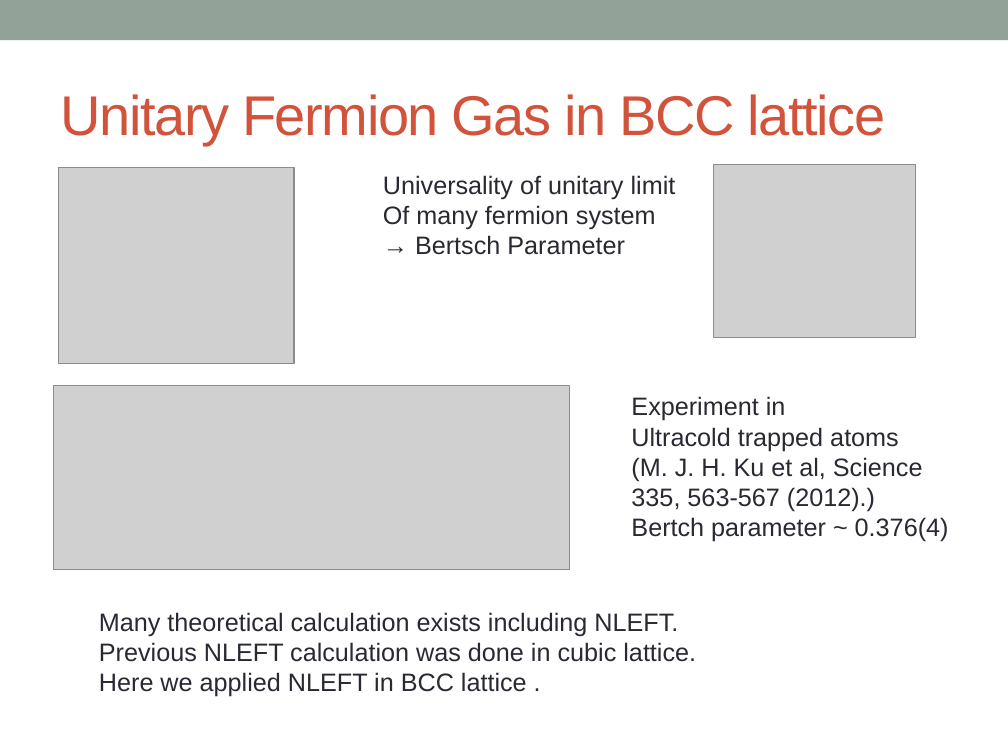
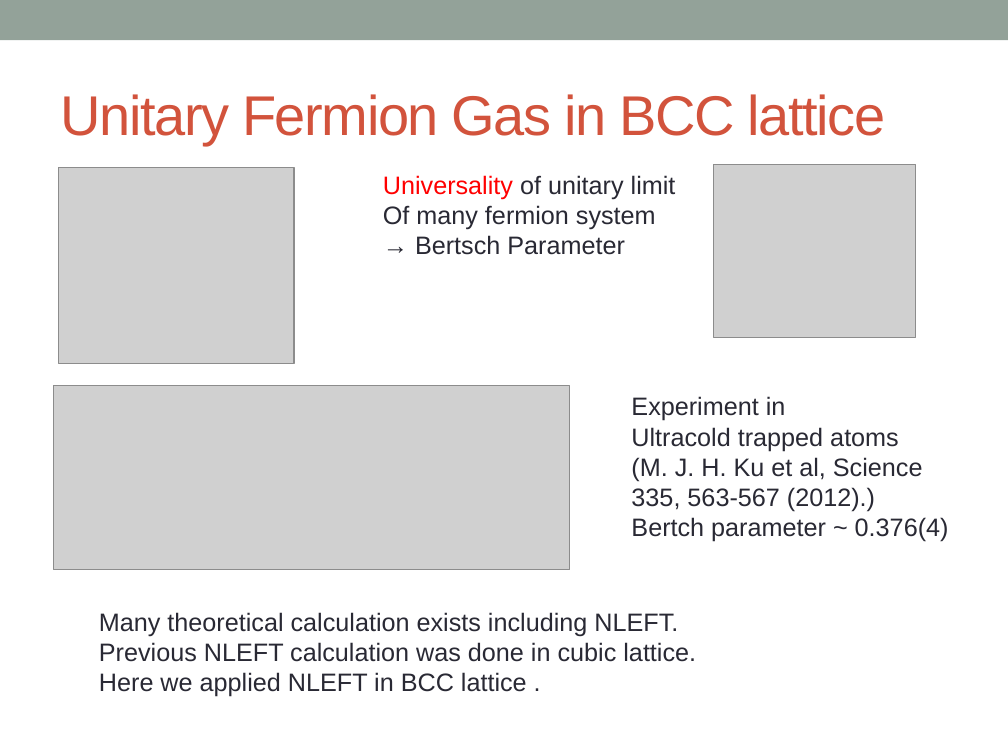
Before and after one commit to alphacentaury-github/NPSS2020, a slide deck: slide 25 of 20211002_BCC_OMEG.pptx (slide 21 before the commit). Drawn at 1008x756 pixels with LibreOffice and Linux fonts; fonts in the diff are those of the drawing; grey boxes stand for pictures. Boxes give left, top, right and bottom in pixels: in the first picture for what was removed or moved away, otherwise in the second. Text is boxed around its words. In the diff, an @@ line names an element or a change of style, - is before the commit and + after.

```diff
--- a/20211002_BCC_OMEG.pptx
+++ b/20211002_BCC_OMEG.pptx
@@ text at bbox=[383, 175, 676, 199]: text colour #292934 to #FF0000 in "Universality" @@
```
Also in this commit, not shown: 5 other slides changed, 4 slides added, 2 other files.
